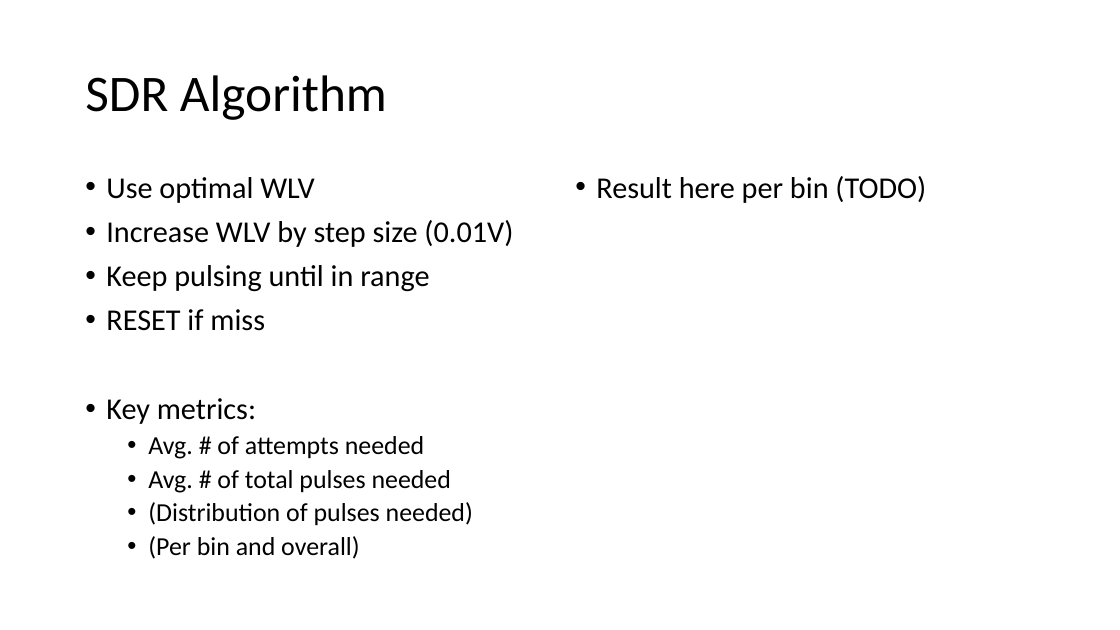
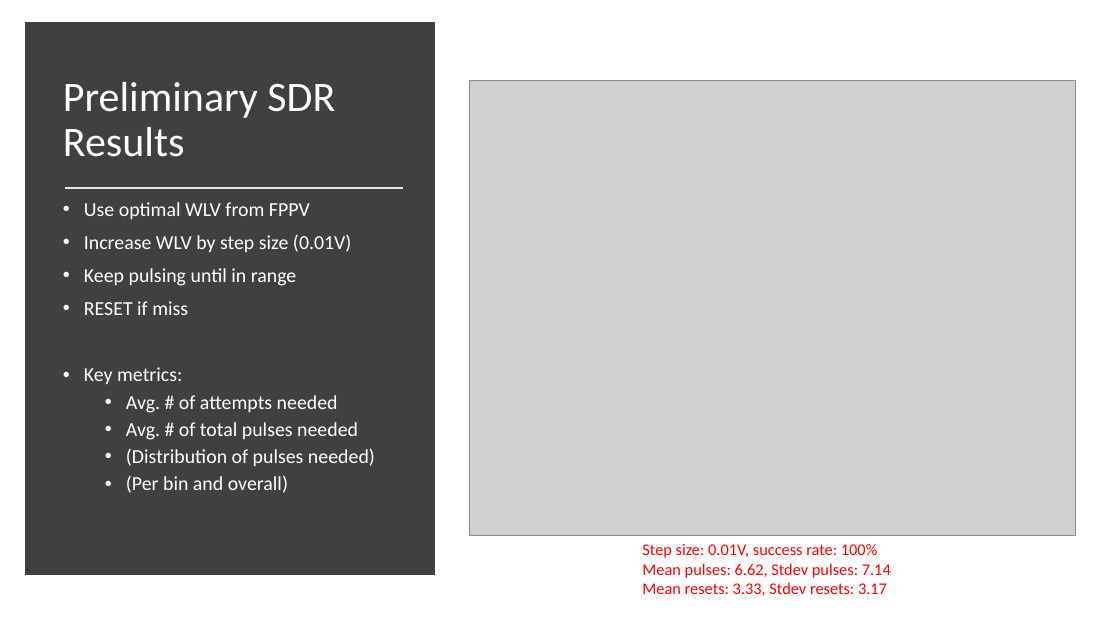
Before and after one commit to akashlevy/RRAM-RADAR-Tuning, a slide deck: slide 13 of presentations/4-15-20.pptx (slide 11 before the commit). Drawn at 1120x630 pixels with LibreOffice and Linux fonts; fonts in the diff are those of the drawing; grey boxes stand for pictures. Boxes give left, top, right and bottom in pixels: in the first picture for what was removed or moved away, otherwise in the second. Text is boxed around its words. In the diff, an @@ line names an element or a change of style, - is before the commit and + after.

```diff
--- a/presentations/4-15-20.pptx
+++ b/presentations/4-15-20.pptx
@@ rectangle added at bbox=[31, 28, 429, 570], fill #404040, outline #404040 10 pt @@
@@ title at bbox=[63, 82, 335, 157]: text changed; size 44 to 36 pt; text colour #000000 to #FFFFFF @@
-SDR Algorithm
+Preliminary SDR Results
@@ picture added at bbox=[470, 81, 1075, 535] @@
@@ text removed at bbox=[596, 176, 926, 203] @@
-• Result here per bin (TODO)
@@ text "Use optimal WLV from FPPV": place and size @@
-text "Use optimal WLV from FPPV" at bbox=[106, 177, 513, 559]
+text "Use optimal WLV from FPPV" at bbox=[84, 202, 375, 493]
@@ line added from (65, 188) to (403, 188), #E7E6E6 1.75 pt @@
@@ text at bbox=[84, 202, 310, 219]: text changed; size 25.9 to 17 pt; text colour #000000 to #FFFFFF @@
-• Use optimal WLV
+• Use optimal WLV from FPPV
@@ text at bbox=[84, 235, 375, 493]: size 25.9 to 17 pt in "Increase WLV by step size (0.01V)", "Keep pulsing until in range", "RESET if miss", "Key metrics:"; text colour #000000 to #FFFFFF in "Increase WLV by step size (0.01V)", "Keep pulsing until in range", "RESET if miss", "Key metrics:" and 4 more places; size 22.2 to 17 pt in "Avg. # of attempts needed", "Avg. # of total pulses needed", "(Distribution of pulses needed)", "(Per bin and overall)" @@
@@ text added at bbox=[642, 544, 891, 596], 14 pt, text #FF0000 @@
+Step size: 0.01V, success rate: 100%
+Mean pulses: 6.62, Stdev pulses: 7.14
+Mean resets: 3.33, Stdev resets: 3.17
```
Also in this commit, not shown: 10 other slides changed, 7 slides added, 15 other files.
